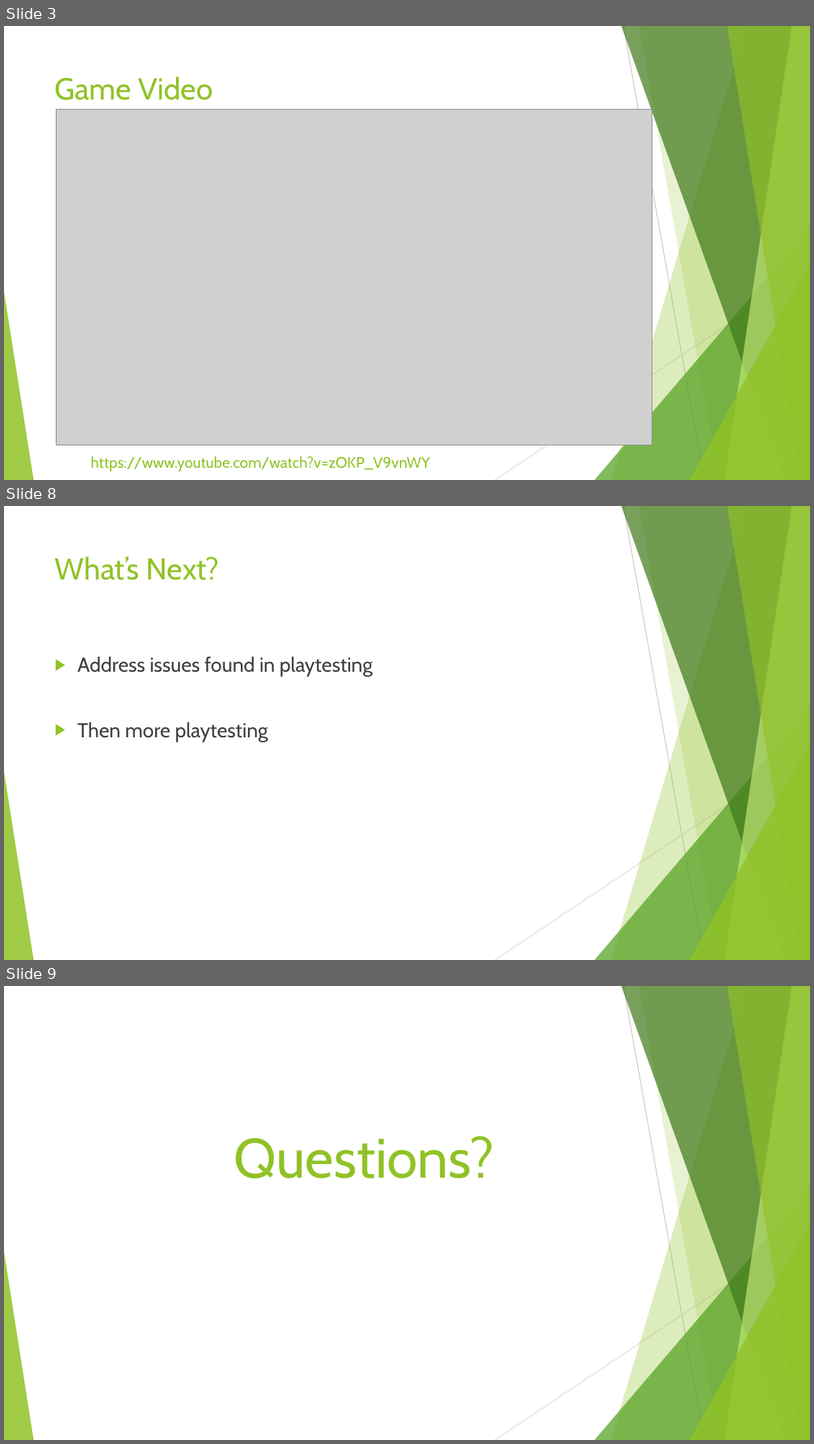
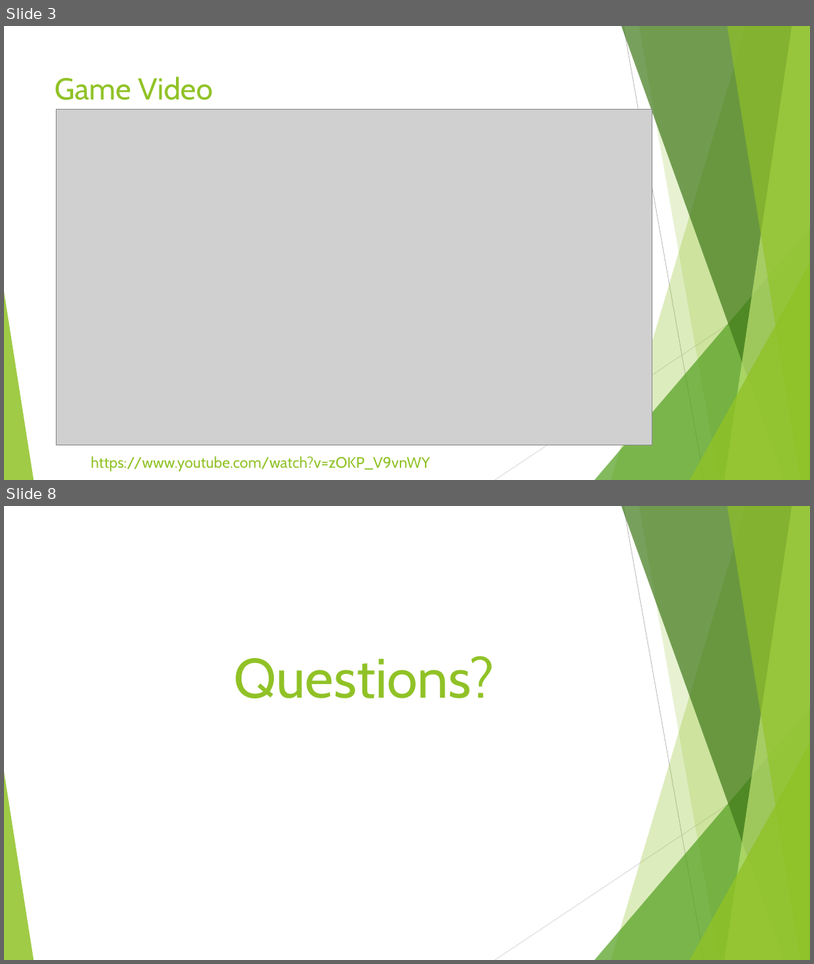
Before and after one commit to UoSGamesGroups/level-6-l6-group-5, a slide deck: Project Management/Pitches/Pitch 6.pptx. Shown one above the other, each under a label of ours: slides 3, 8 and 9 before the commit, slides 3 and 8 after it; the slides between them are not shown. The pictures are 814x1444 and 814x964 pixels, drawn with LibreOffice and Linux fonts; fonts in the diff are those of the drawing; grey boxes stand for pictures. Boxes give left, top, right and bottom in pixels: in the first picture for what was removed or moved away, otherwise in the second. Text is boxed around its words. In the diff, an @@ line names an element or a change of style, - is before the commit and + after.

```diff
--- a/Project Management/Pitches/Pitch 6.pptx
+++ b/Project Management/Pitches/Pitch 6.pptx
@@ slide 8 removed at [4, 506, 810, 960], background #FFFFFF; not listed: 10 template elements that a slide beside it also shows @@
@@ title removed at [55, 556, 220, 580] @@
-What’s Next?
@@ text removed at [77, 656, 373, 741] @@
-▶ Address issues found in playtesting
-▶ Then more playtesting
@@ what was slide 9 is now slide 8 @@
```
Also in this commit, not shown: 2 slides changed, 2 slides added, 2 other slides removed.
